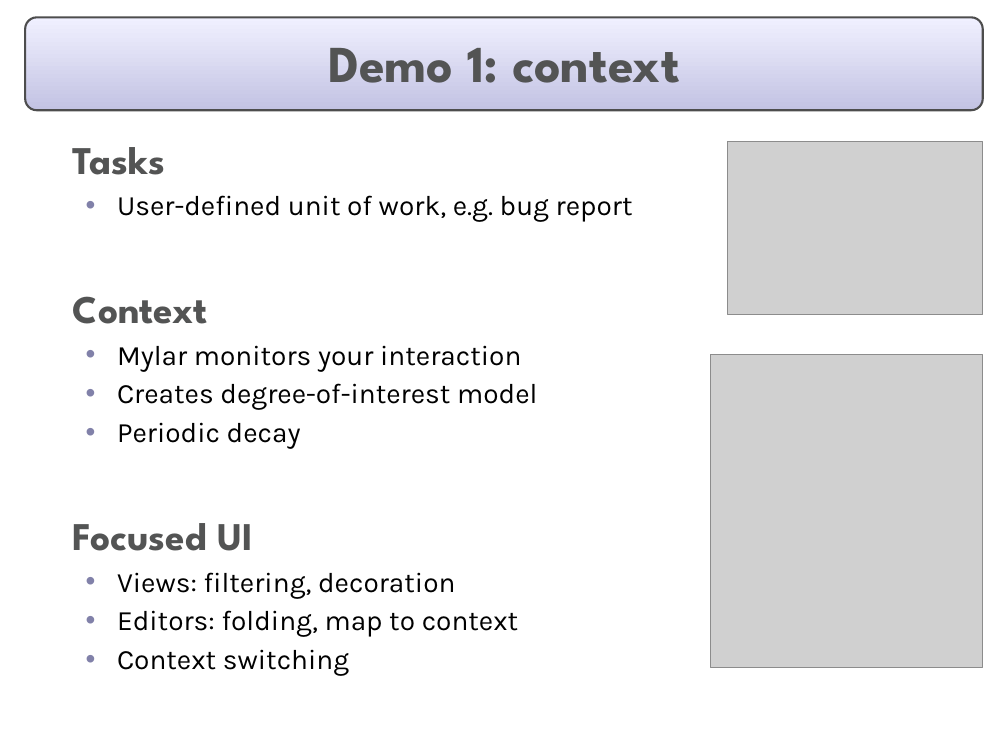
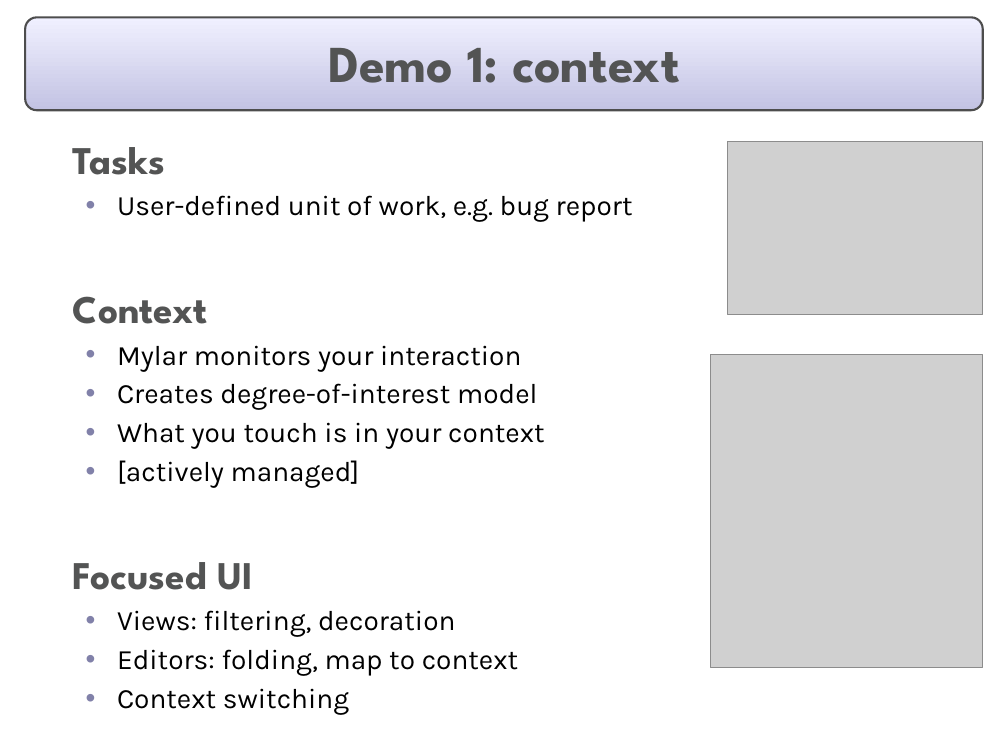
Before and after one commit to eclipse-mylyn/mylyn-website, a slide deck: slide 5 of publications/2006-03-mylar-eclipsecon.ppt. Drawn at 1008x756 pixels with LibreOffice and Linux fonts; fonts in the diff are those of the drawing; grey boxes stand for pictures. Boxes give left, top, right and bottom in pixels: in the first picture for what was removed or moved away, otherwise in the second. Text is boxed around its words. In the diff, an @@ line names an element or a change of style, - is before the commit and + after.

```diff
--- a/publications/2006-03-mylar-eclipsecon.ppt
+++ b/publications/2006-03-mylar-eclipsecon.ppt
@@ text at box(117, 422, 544, 488): text changed @@
-  • Periodic decay
+  • What you touch is in your context
+  • [actively managed]
```
Also in this commit, not shown: 9 other slides changed, 5 slides added.
